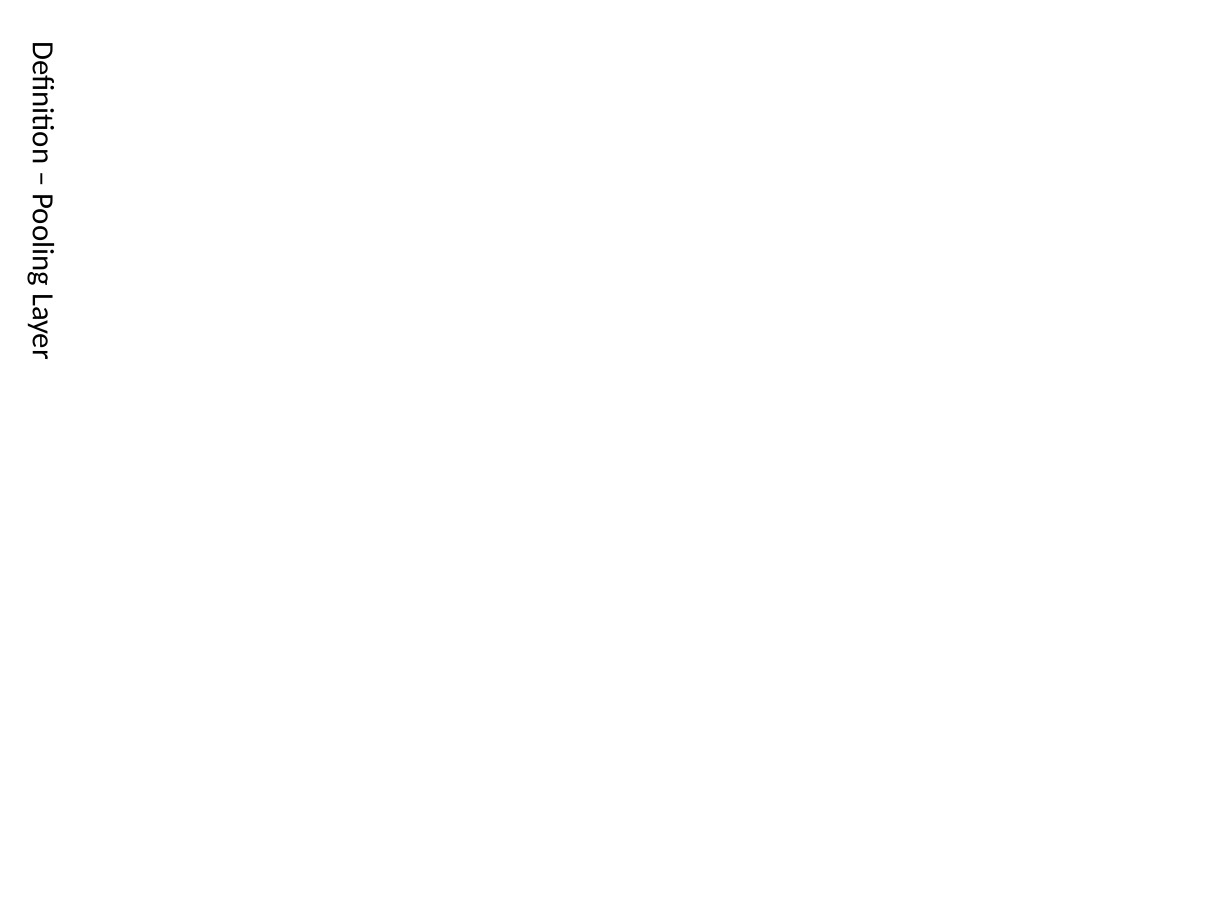
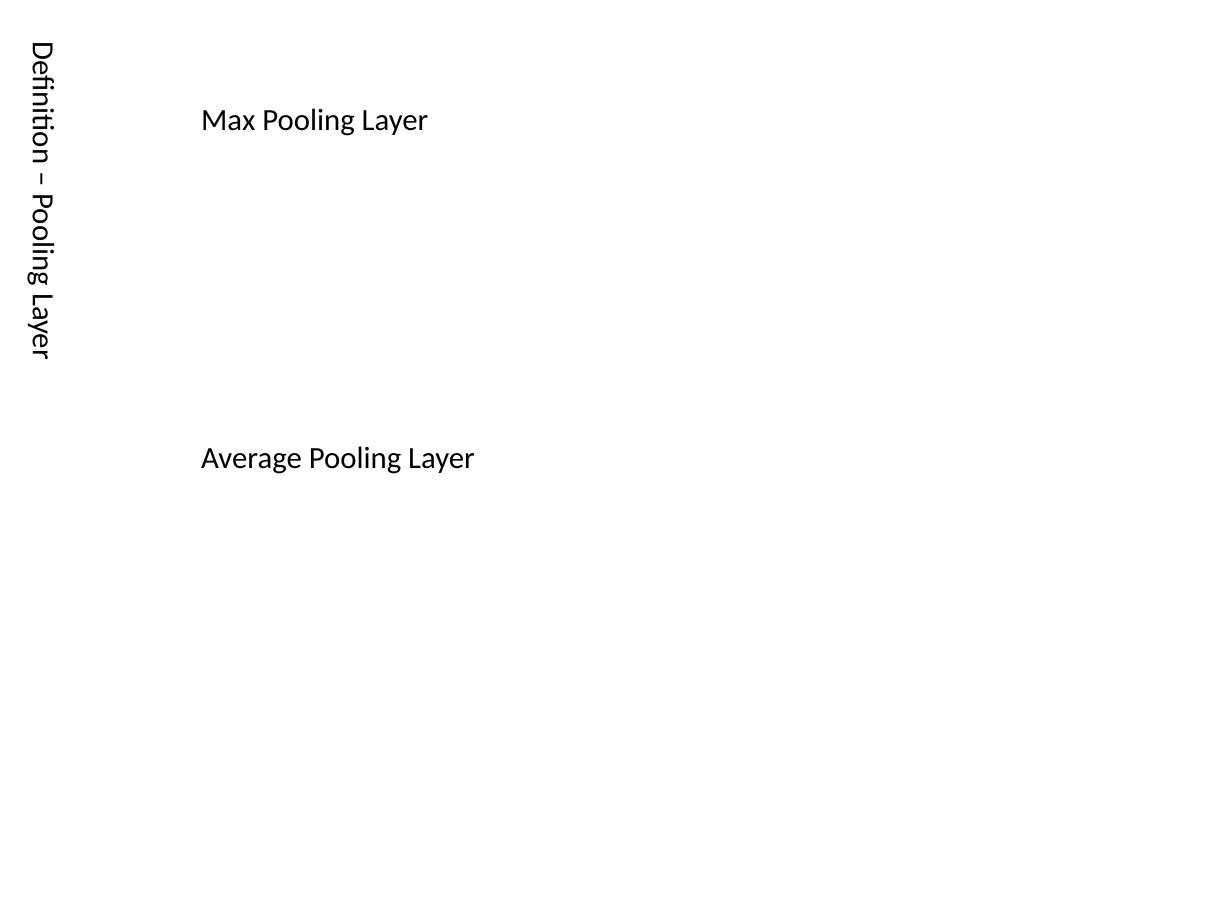
Before and after one commit to pl8787/exp_caffe, a slide deck: slide 10 of doc/Convolutional Neural Network.pptx. Drawn at 1232x924 pixels with LibreOffice and Linux fonts; fonts in the diff are those of the drawing. Boxes give left, top, right and bottom in pixels: in the first picture for what was removed or moved away, otherwise in the second. Text is boxed around its words. In the diff, an @@ line names an element or a change of style, - is before the commit and + after.

```diff
--- a/doc/Convolutional Neural Network.pptx
+++ b/doc/Convolutional Neural Network.pptx
@@ text added at <box>201,108,429,136</box>, 18 pt, text #000000 @@
+Max Pooling Layer
@@ text added at <box>201,446,475,474</box>, 18 pt, text #000000 @@
+Average Pooling Layer
```
Also in this commit, not shown: 4 other slides changed, 20 other files.
